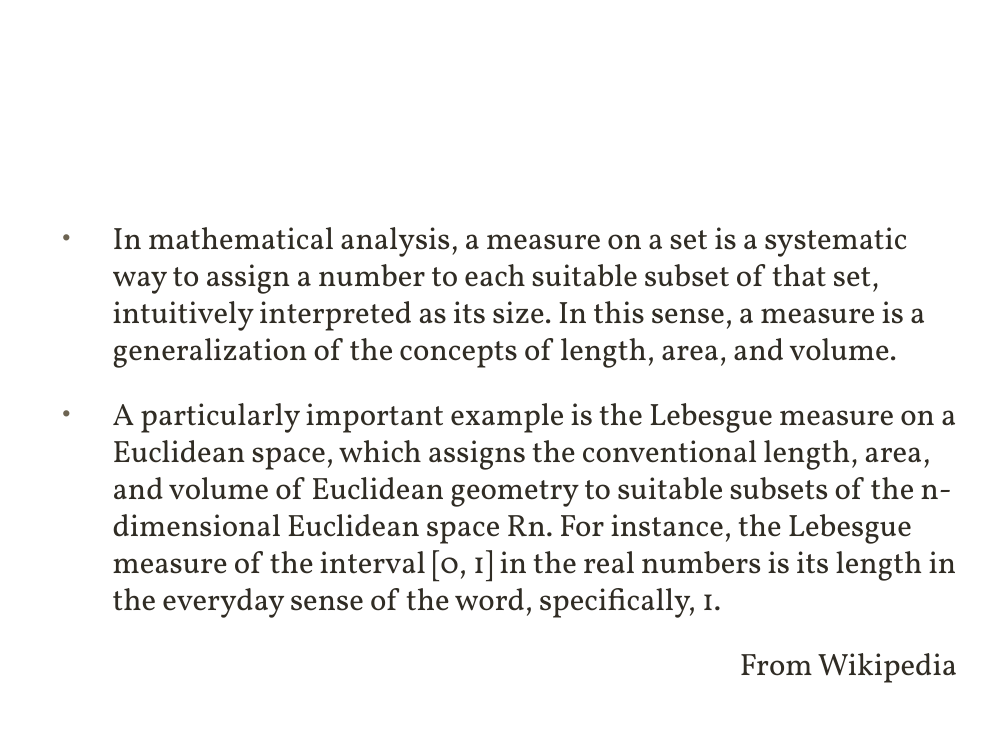
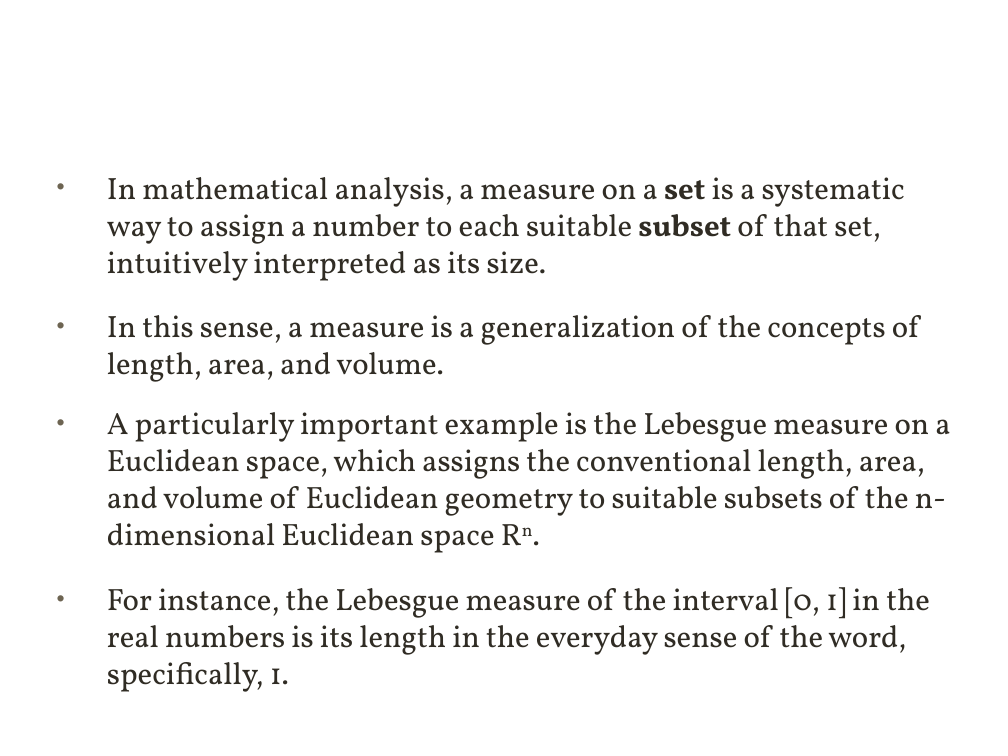
Before and after one commit to xuqinkun/Report, a slide deck: slide 4 of Deep Learning-3.12-3.14.pptx. Drawn at 1008x756 pixels with LibreOffice and Linux fonts; fonts in the diff are those of the drawing; background and template pictures are left out. Boxes give left, top, right and bottom in pixels: in the first picture for what was removed or moved away, otherwise in the second. Text is boxed around its words. In the diff, an @@ line names an element or a change of style, - is before the commit and + after.

Commit message:
Finish Edit

```diff
--- a/Deep Learning-3.12-3.14.pptx
+++ b/Deep Learning-3.12-3.14.pptx
@@ text at (107,177,919,382): text changed @@
-• In mathematical analysis, a measure on a set is a systematic way to assign a number to each suitable subset of that set, intuitively interpreted as its size. In this sense, a measure is a generalization of the concepts of length, area, and volume.
-• A particularly important example is the Lebesgue measure on a Euclidean space, which assigns the conventional length, area, and volume of Euclidean geometry to suitable subsets of the n-dimensional Euclidean space Rn. For instance, the Lebesgue measure of the interval [0, 1] in the real numbers is its length in the everyday sense of the word, specifically, 1.
-From Wikipedia
+• In mathematical analysis, a measure on a set is a systematic way to assign a number to each suitable subset of that set, intuitively interpreted as its size.
+• In this sense, a measure is a generalization of the concepts of length, area, and volume.
@@ text added at (107,412,950,692), 22 pt, text #302C24 @@
+• A particularly important example is the Lebesgue measure on a Euclidean space, which assigns the conventional length, area, and volume of Euclidean geometry to suitable subsets of the n-dimensional Euclidean space Rn.
+• For instance, the Lebesgue measure of the interval [0, 1] in the real numbers is its length in the everyday sense of the word, specifically, 1.
```
Also in this commit, not shown: 9 other slides changed, 4 slides added, 2 slides removed.
